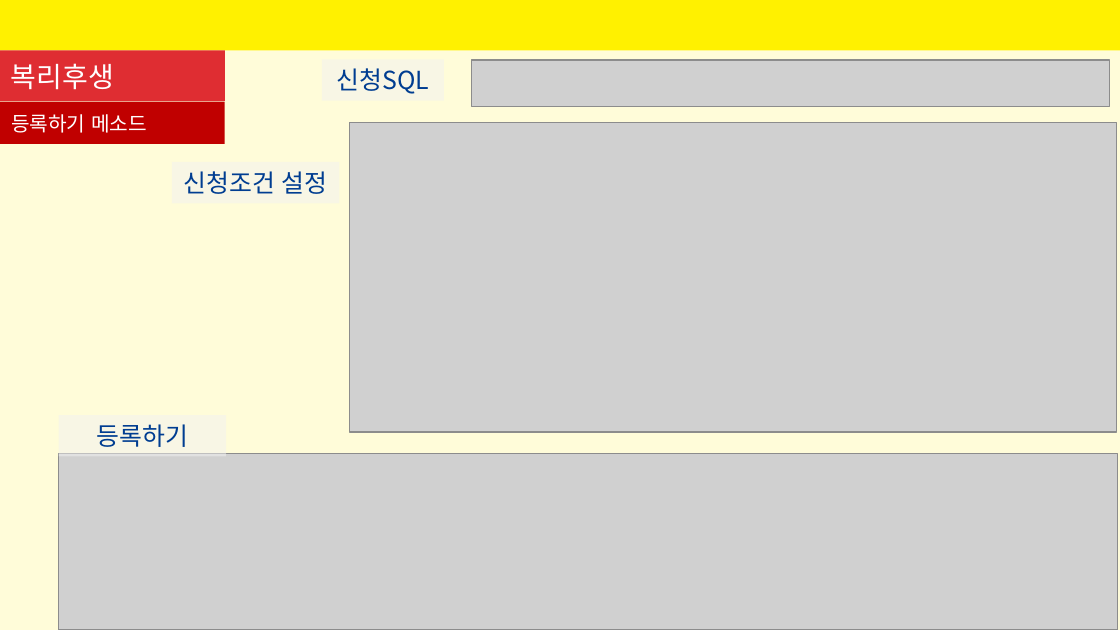
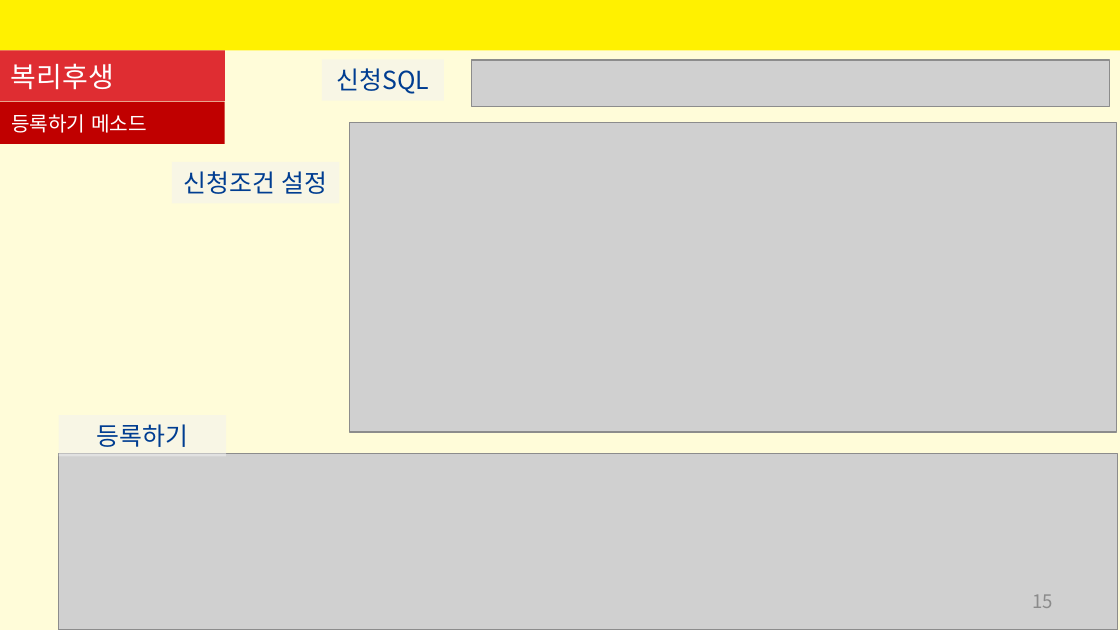
Before and after one commit to SeyoungKim30/HRmanagingApp, a slide deck: slide 15 of 인사-교육,복지,퇴사파트-김세영.pptx (slide 14 before the commit). Drawn at 1120x630 pixels with LibreOffice and Linux fonts; fonts in the diff are those of the drawing; grey boxes stand for pictures. Boxes give left, top, right and bottom in pixels: in the first picture for what was removed or moved away, otherwise in the second. Text is boxed around its words. In the diff, an @@ line names an element or a change of style, - is before the commit and + after.

```diff
--- a/인사-교육,복지,퇴사파트-김세영.pptx
+++ b/인사-교육,복지,퇴사파트-김세영.pptx
@@ page number added at box(1032, 594, 1053, 608), 12 pt, text #8C8C8C @@
+15
```
Also in this commit, not shown: 15 other slides changed, 1 slide added, 14 other files.
